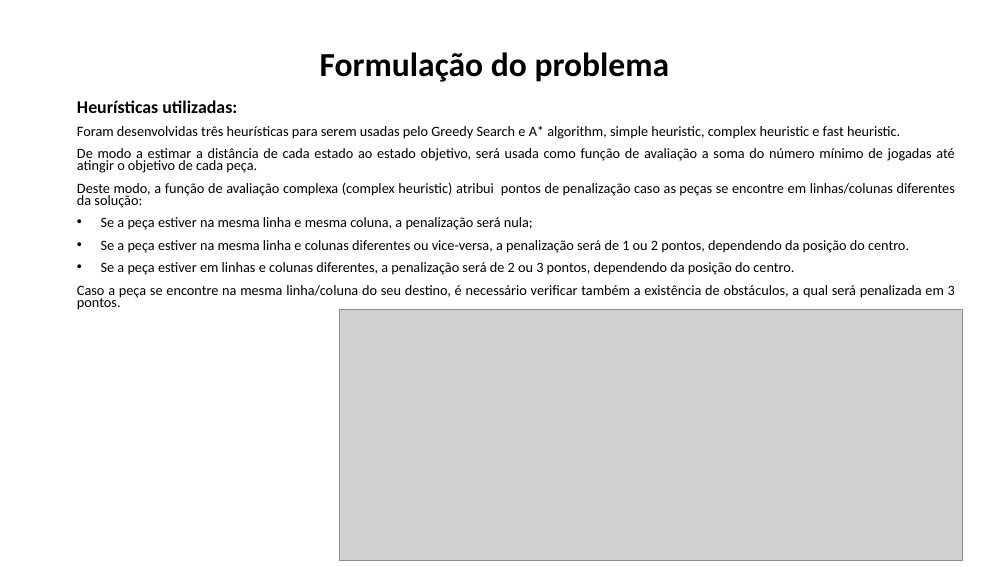
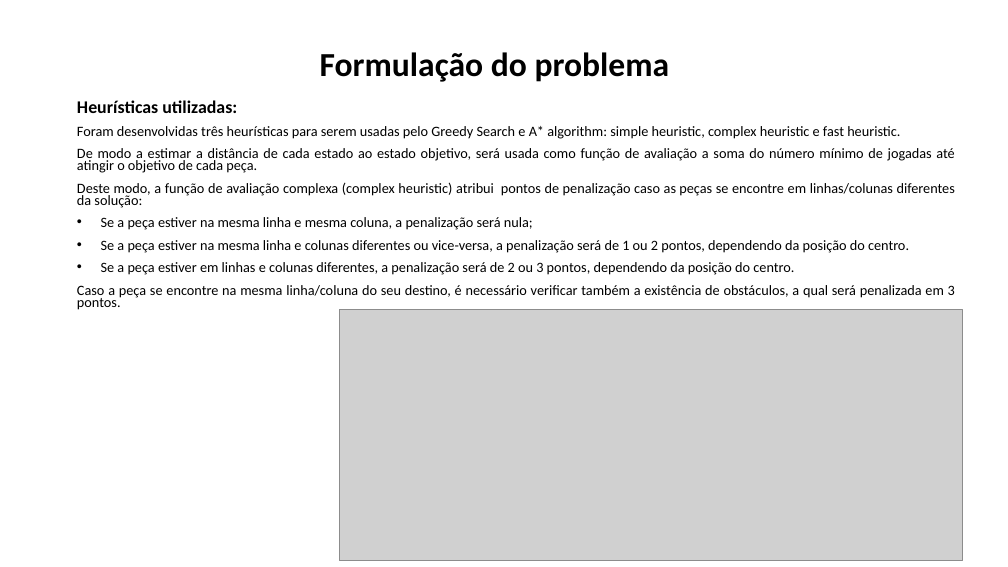
Before and after one commit to CoDyPhin/FEUP-IART, a slide deck: slide 5 of Apresentacao.pptx. Drawn at 1008x567 pixels with LibreOffice and Linux fonts; fonts in the diff are those of the drawing; grey boxes stand for pictures. Boxes give left, top, right and bottom in pixels: in the first picture for what was removed or moved away, otherwise in the second. Text is boxed around its words. In the diff, an @@ line names an element or a change of style, - is before the commit and + after.

```diff
--- a/Apresentacao.pptx
+++ b/Apresentacao.pptx
@@ text at (77, 126, 900, 139): text changed @@
-Foram desenvolvidas três heurísticas para serem usadas pelo Greedy Search e A* algorithm, simple heuristic, complex heuristic e fast heuristic.
+Foram desenvolvidas três heurísticas para serem usadas pelo Greedy Search e A* algorithm: simple heuristic, complex heuristic e fast heuristic.
```
Also in this commit, not shown: 5 other slides changed.
